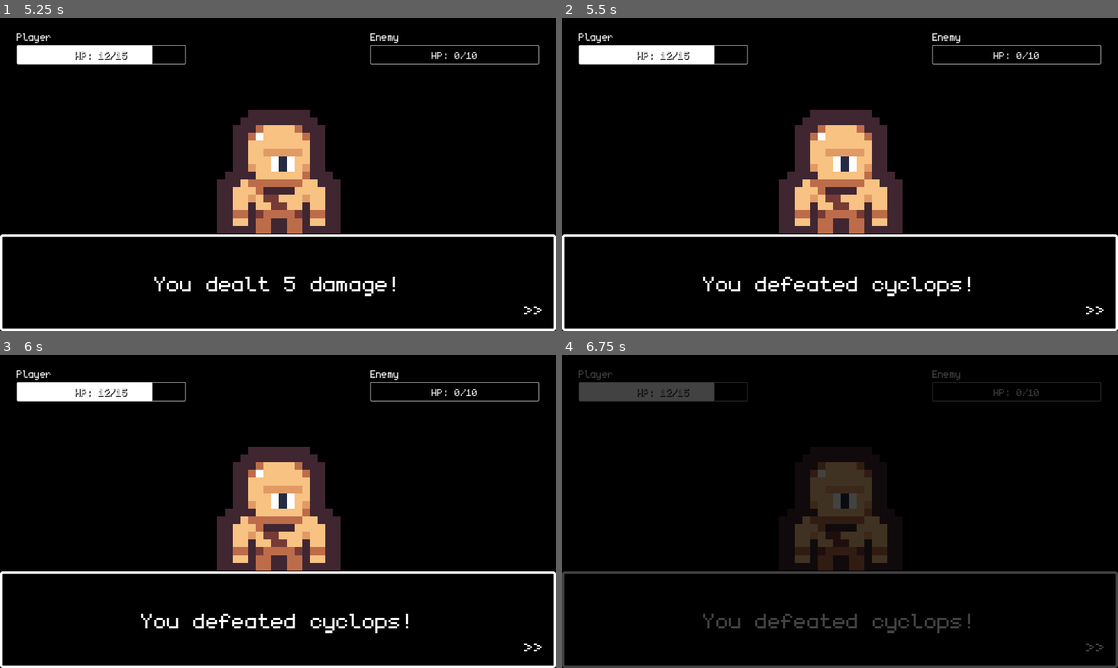
Above: before the commit, frames 1-4 (two rows, left to right).
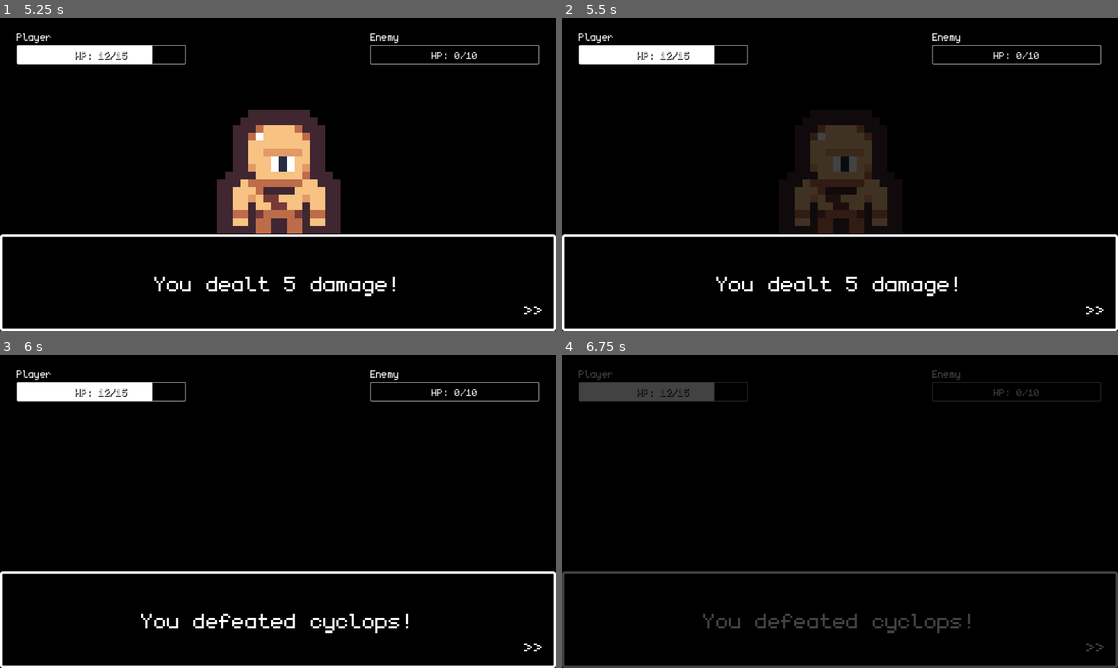
Above: after the commit, the same moments.

Repository: Teeohbee/TinyTown
Game: Godot game, scene res://world.tscn
Two runs of this game, one before a commit and one after it. Both use one fixed random seed, a clock stepped at 60 frames per second and the inputs below.
Inputs:
- Up to frame 1 (5.25 s): tap Enter (ui_accept) at 0.5, 0.77, 1.52, 2.75, 3.5, 3.77, 4.25, 4.52, 5 s; hold Right (ui_right) 0.53-1.28 s; hold Down (ui_down) 1.28-2 s; click "Attack" at 2 s; hold Right (ui_right) 2.78-3.53 s; hold Up (ui_up) 3.53-4.28 s; hold Left (ui_left) from 4.28 s (still down)
- Up to frame 2 (5.5 s): keep holding Left (ui_left); tap Enter (ui_accept) at 5.27 s
- Up to frame 3 (6 s): release Left (ui_left) at 5.78 s; hold Down (ui_down) from 5.78 s (still down)
- Up to frame 4 (6.75 s): tap Enter (ui_accept) at 6.5 s; release Down (ui_down) at 6.53 s; hold Right (ui_right) from 6.53 s (still down)

Frame 1 is identical in both runs. In frame 2, 8.0% of the frame differs, in the area x 25-74%, y 29-89%; in frame 3, 7.4%; in frame 4, 3.9%.

Commit message:
Add battle animations

Diff:
--- a/battle.gd
+++ b/battle.gd
@@ -45,6 +45,7 @@
 	await self.text_box_closed
 	$Enemy.health = max(0, $Enemy.health - PlayerState.damage)
 	update_health_bar($EnemyHealth/ProgressBar, $Enemy)
+	$Enemy/AnimationPlayer.play("takes_damage")
 	show_text_box("You dealt " + str(PlayerState.damage) + " damage!")
 	await self.text_box_closed
 	if $Enemy.health == 0:
@@ -80,6 +81,8 @@
 
 
 func enemy_death():
+	$Enemy/AnimationPlayer.play("death")
+	await $Enemy/AnimationPlayer.animation_finished
 	show_text_box("You defeated " + enemy_name + "!")
 	await self.text_box_closed
 	SceneTransition.change_scene_to_file(WORLD_SCENE_PATH)
--- a/battle.tscn
+++ b/battle.tscn
@@ -54,6 +54,18 @@
 "transitions": PackedFloat32Array(1),
 "update": 0,
 "values": [Vector2(415, 127)]
+}
+tracks/2/type = "value"
+tracks/2/imported = false
+tracks/2/enabled = true
+tracks/2/path = NodePath(".:self_modulate")
+tracks/2/interp = 1
+tracks/2/loop_wrap = true
+tracks/2/keys = {
+"times": PackedFloat32Array(0),
+"transitions": PackedFloat32Array(1),
+"update": 0,
+"values": [Color(1, 1, 1, 1)]
 }
 
 [sub_resource type="Animation" id="Animation_2b4to"]
@@ -84,10 +96,45 @@
 "values": [Vector2(450, 190), Vector2(450, 190), Vector2(415, 127), Vector2(450, 190), Vector2(415, 127), Vector2(450, 190)]
 }
 
+[sub_resource type="Animation" id="Animation_h2fn0"]
+resource_name = "takes_damage"
+length = 0.6
+step = 0.05
+tracks/0/type = "value"
+tracks/0/imported = false
+tracks/0/enabled = true
+tracks/0/path = NodePath(".:self_modulate")
+tracks/0/interp = 1
+tracks/0/loop_wrap = true
+tracks/0/keys = {
+"times": PackedFloat32Array(0, 0.1, 0.2, 0.3, 0.4, 0.5, 0.6),
+"transitions": PackedFloat32Array(1, 1, 1, 1, 1, 1, 1),
+"update": 1,
+"values": [Color(1, 1, 1, 1), Color(1, 1, 1, 0), Color(1, 1, 1, 1), Color(1, 1, 1, 0), Color(1, 1, 1, 1), Color(1, 1, 1, 0), Color(1, 1, 1, 1)]
+}
+
+[sub_resource type="Animation" id="Animation_xly4w"]
+resource_name = "death"
+length = 0.3
+tracks/0/type = "value"
+tracks/0/imported = false
+tracks/0/enabled = true
+tracks/0/path = NodePath(".:self_modulate")
+tracks/0/interp = 2
+tracks/0/loop_wrap = true
+tracks/0/keys = {
+"times": PackedFloat32Array(0, 0.3),
+"transitions": PackedFloat32Array(1, 1),
+"update": 0,
+"values": [Color(1, 1, 1, 1), Color(1, 1, 1, 0)]
+}
+
 [sub_resource type="AnimationLibrary" id="AnimationLibrary_t2xde"]
 _data = {
 "RESET": SubResource("Animation_1uaxp"),
-"intro": SubResource("Animation_2b4to")
+"death": SubResource("Animation_xly4w"),
+"intro": SubResource("Animation_2b4to"),
+"takes_damage": SubResource("Animation_h2fn0")
 }
 
 [sub_resource type="StyleBoxFlat" id="StyleBoxFlat_4t85v"]
Not shown: 1 places in battle.tscn that only renumber resources
